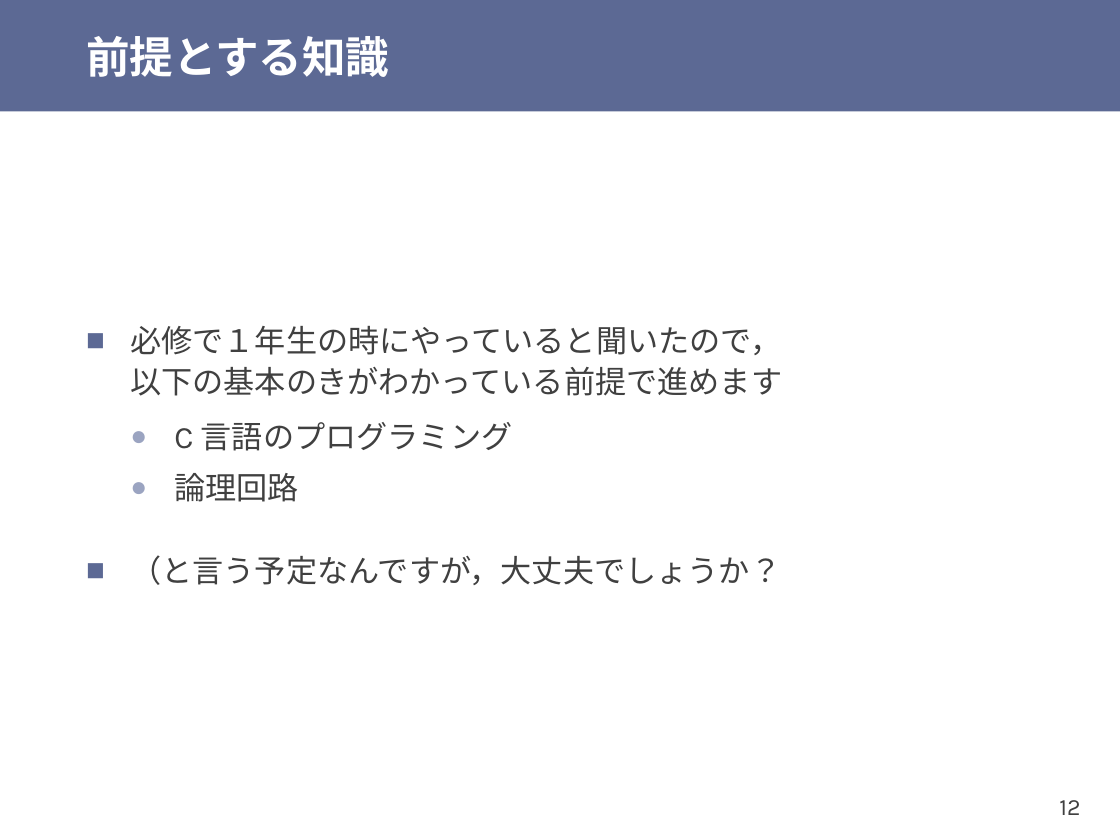
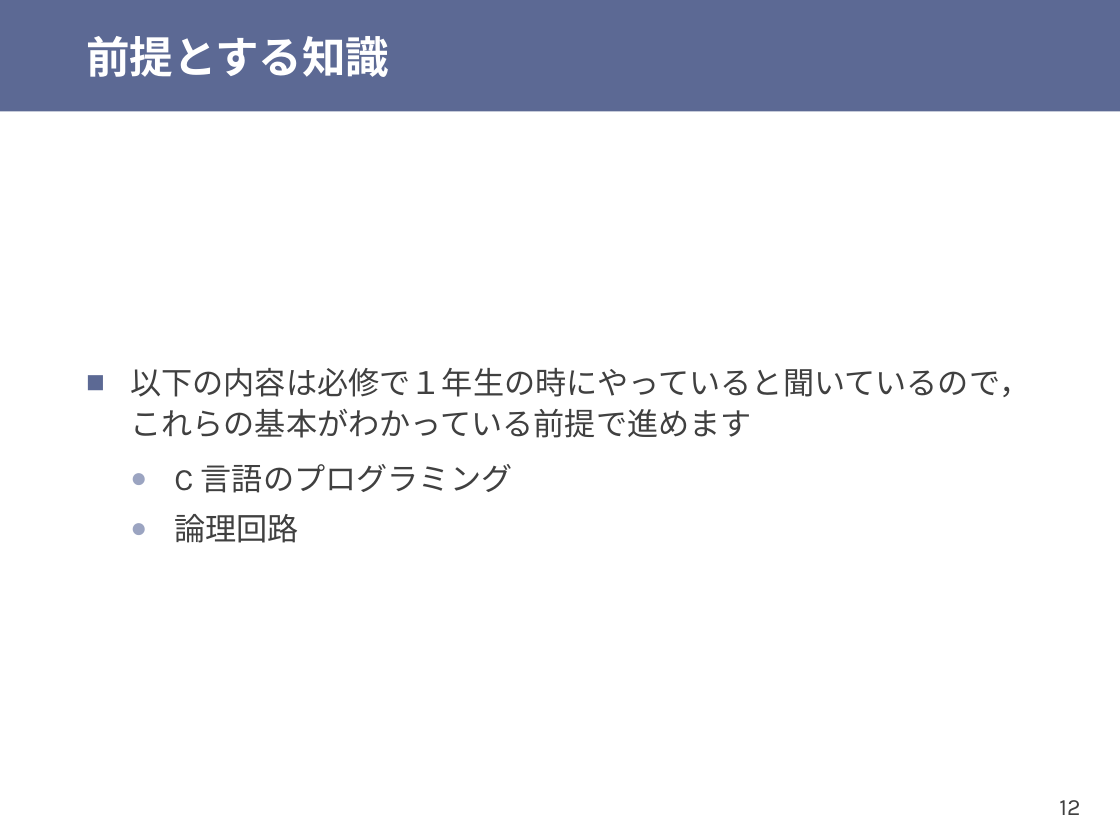
Before and after one commit to shioyadan/otya-computer-architecture-i, a slide deck: slide 12 of cai-shioya-01.pptx. Drawn at 1120x840 pixels with LibreOffice and Linux fonts; fonts in the diff are those of the drawing. Boxes give left, top, right and bottom in pixels: in the first picture for what was removed or moved away, otherwise in the second. Text is boxed around its words. In the diff, an @@ line names an element or a change of style, - is before the commit and + after.

```diff
--- a/cai-shioya-01.pptx
+++ b/cai-shioya-01.pptx
@@ text at (130,368,1030,438): text changed @@
-■ 必修で１年生の時にやっていると聞いたので，
-  以下の基本のきがわかっている前提で進めます
+■ 以下の内容は必修で１年生の時にやっていると聞いているので，
+  これらの基本がわかっている前提で進めます
@@ text at (130,555,781,585): paragraph removed @@
-■ （と言う予定なんですが，大丈夫でしょうか？
```
Also in this commit, not shown: 14 other slides changed, 3 slides added, 2 other files.
